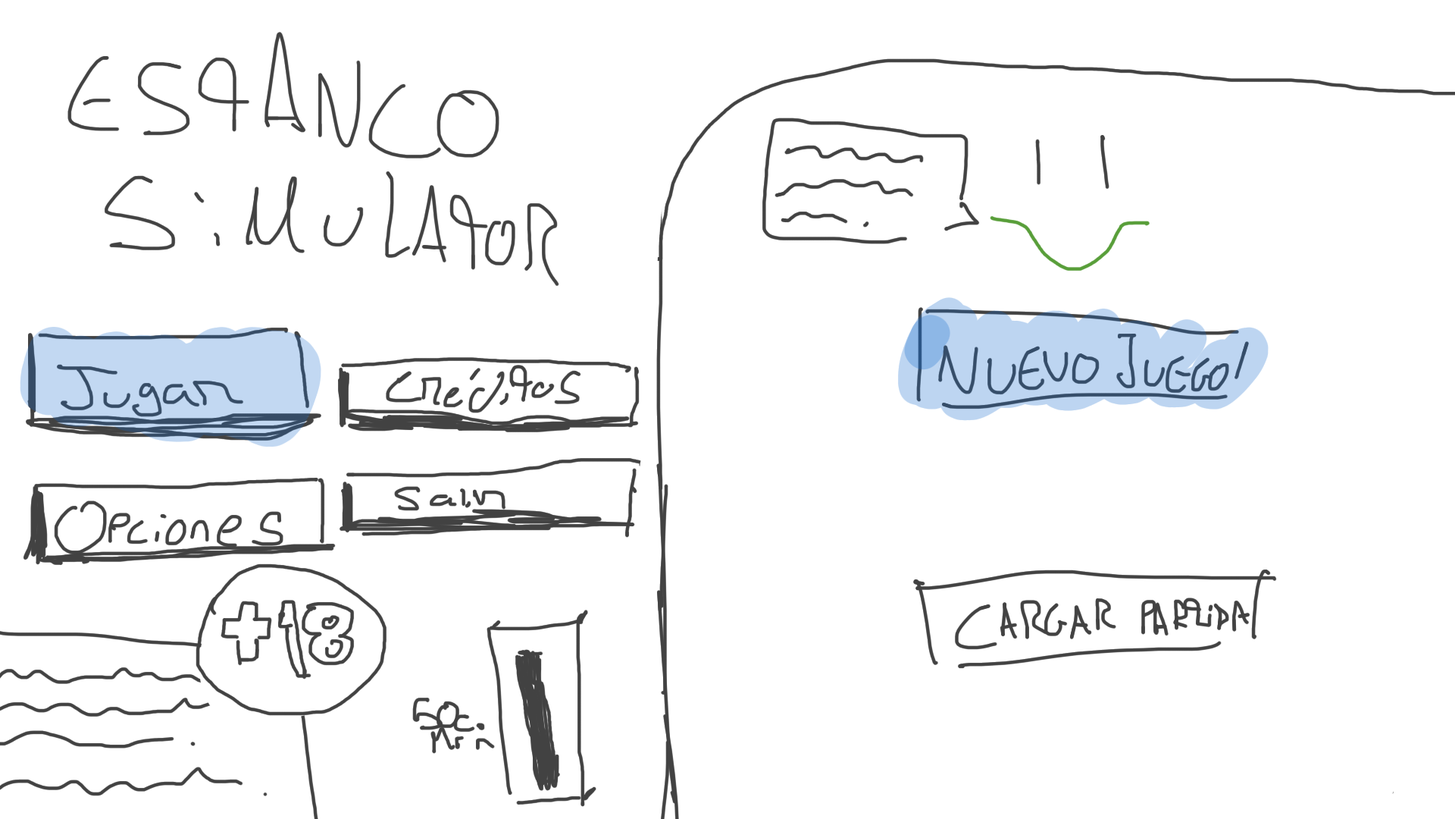
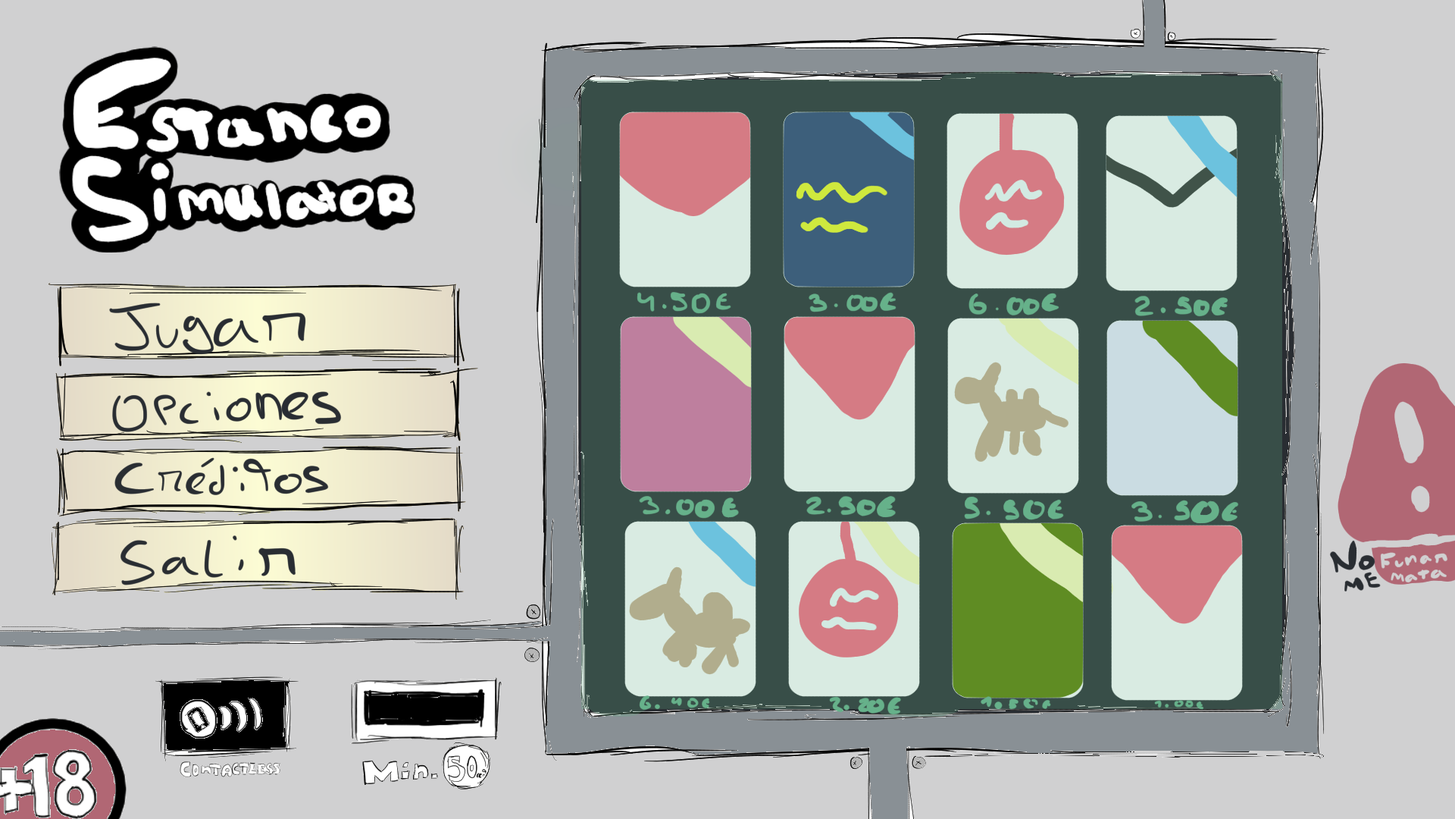
Layered file, before and after one edit (1455x819). Changes by layer:
removed layer "Jugar Seleccionado" over [0,0,1455,819]
added layer "Capa de pintura 8" (25%) above "Menú De Opciones" over [436,48,1310,728]
added layer "Capa de pintura 7" above "Capa de pintura 6" over [573,0,1455,819]
added layer "Capa de pintura 6" above "Signo Advertencia" over [97,291,389,631]
added group "Signo Advertencia" with 2 layers above "Capa de pintura 3" over [1309,339,1455,631]
added layer "Capa de pintura 5" in group "Signo Advertencia" over [1309,533,1407,631]
added layer "Capa de pintura 4" in group "Signo Advertencia" over [1309,339,1455,631]
added layer "Capa de pintura 3" above "MenúPrincipal" over [48,0,437,292]
renamed "Capa de pintura 1" to "MenúPrincipal", painted on it over [0,0,1455,819]
added layer "Copia de Fondo" above "Selección De Botones" over [0,194,583,680]
added group "Selección De Botones" with 4 layers above "Capa de pintura 1" over [0,0,1455,819]
added layer "Capa de pintura 1" above "Fondo" over [0,242,486,631]
